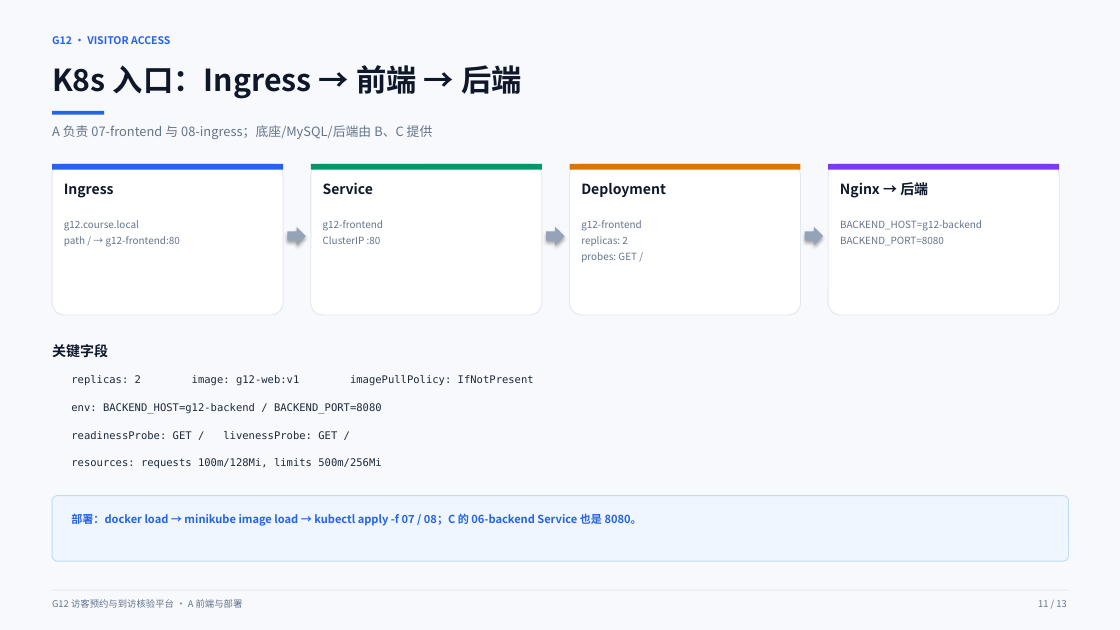
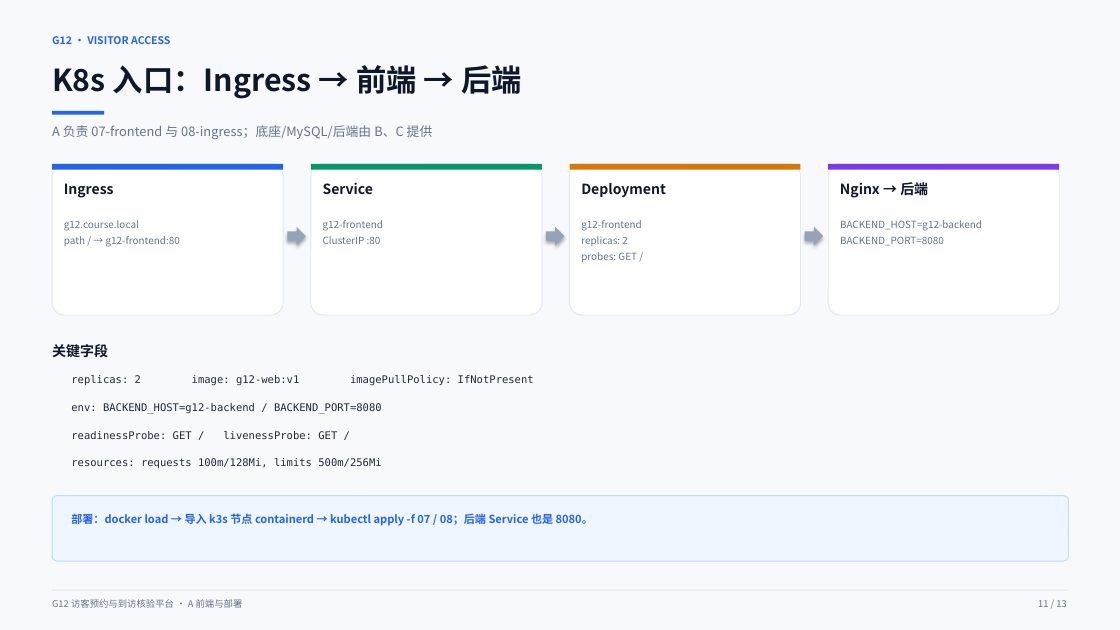
Before and after one commit to msy1409/G12-project, a slide deck: slide 11 of docs/G12-A-答辩PPT.pptx. Drawn at 1120x630 pixels with LibreOffice and Linux fonts; fonts in the diff are those of the drawing. Boxes give left, top, right and bottom in pixels: in the first picture for what was removed or moved away, otherwise in the second. Text is boxed around its words. In the diff, an @@ line names an element or a change of style, - is before the commit and + after.

Commit message:
docs(A): PPT 定稿口径修正（28 接口、k3s containerd 导入、验收已完成）并重导 PDF

```diff
--- a/docs/G12-A-答辩PPT.pptx
+++ b/docs/G12-A-答辩PPT.pptx
@@ text at [71,513,593,526]: text changed @@
-部署：docker load → minikube image load → kubectl apply -f 07 / 08；C 的 06-backend Service 也是 8080。
+部署：docker load → 导入 k3s 节点 containerd → kubectl apply -f 07 / 08；后端 Service 也是 8080。
```
Also in this commit, not shown: 7 other slides changed, 1 other file.
